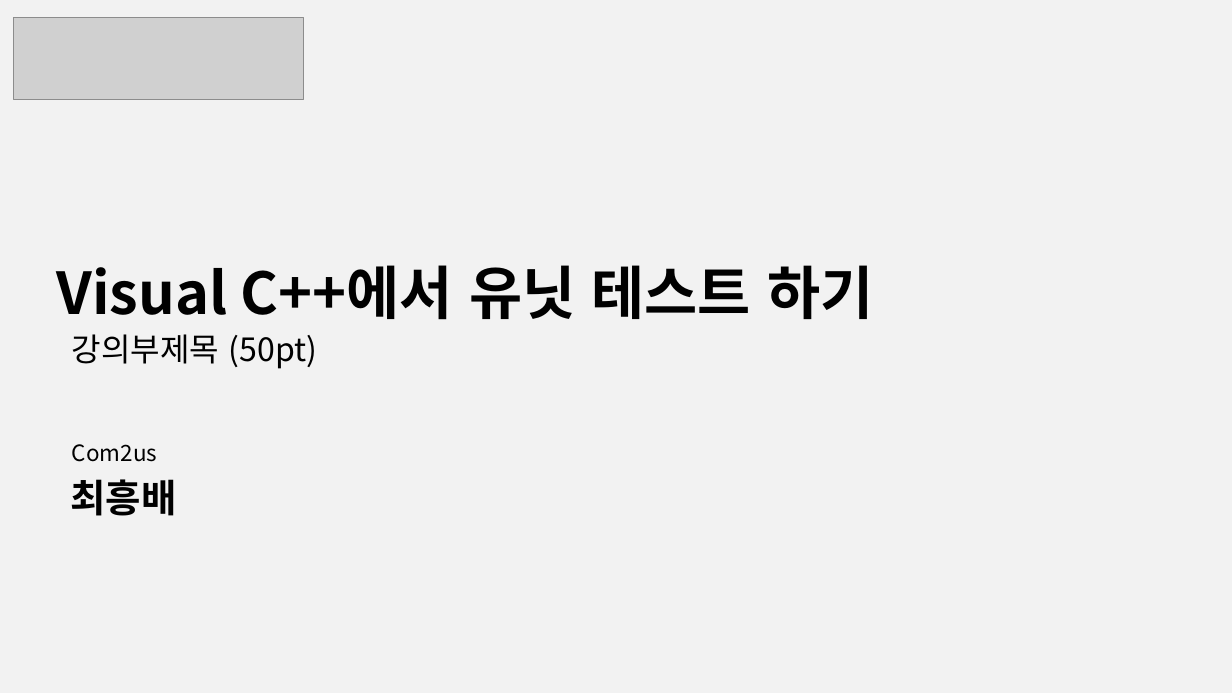
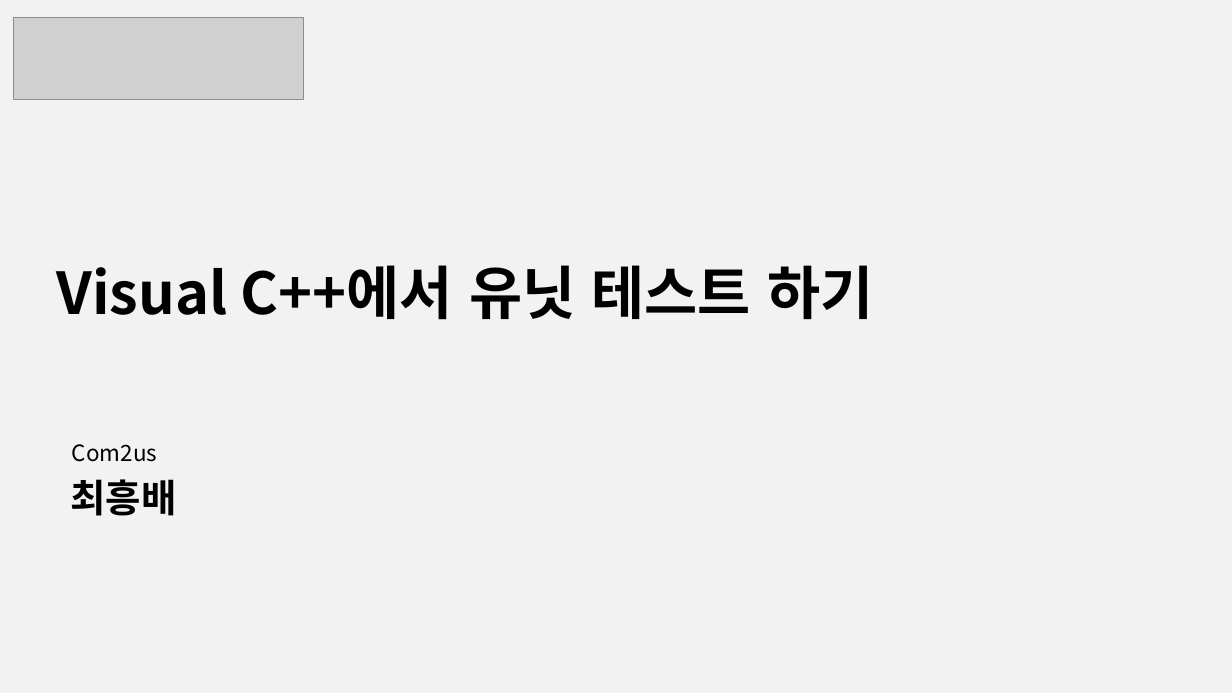
Before and after one commit to jacking75/conf_cpp_korea_2018-08, a slide deck: slide 1 of [C++ Korea 4th Seminar]Visual Cpp에서 유닛 테스트 하기.pptx. Drawn at 1232x693 pixels with LibreOffice and Linux fonts; fonts in the diff are those of the drawing; grey boxes stand for pictures; background and template pictures are left out. Boxes give left, top, right and bottom in pixels: in the first picture for what was removed or moved away, otherwise in the second. Text is boxed around its words. In the diff, an @@ line names an element or a change of style, - is before the commit and + after.

```diff
--- a/[C++ Korea 4th Seminar]Visual Cpp에서 유닛 테스트 하기.pptx
+++ b/[C++ Korea 4th Seminar]Visual Cpp에서 유닛 테스트 하기.pptx
@@ text removed at (x1=72, y1=334, x2=318, y2=369) @@
-강의부제목 (50pt)
```
Also in this commit, not shown: 1 other file.
